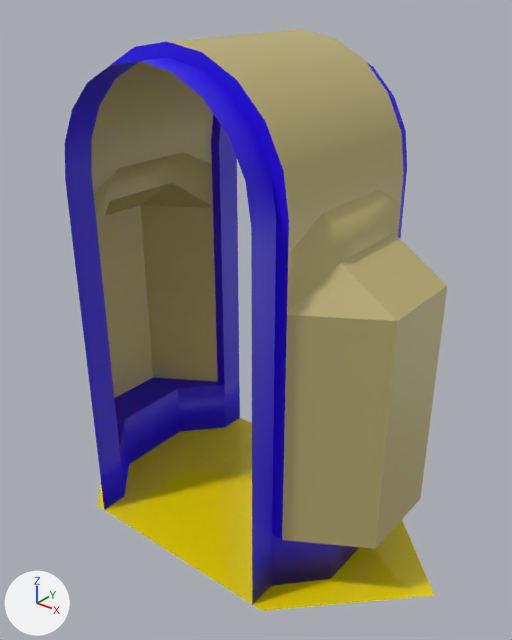
Two versions of the FBX model Assets/Prefabs/Miles/V1/Straights/StraightV4.fbx, one commit apart.
Before and after are seen from a 50 mm lens placed at (2.11, 9.47, 2.73), pointed at (0.08, 12.0, 1.16). The axes (+X, +Y, +Z) are drawn at lower left. The lights are the same throughout. The older version comes first.

Objects in the first picture: 'StraightV4'.
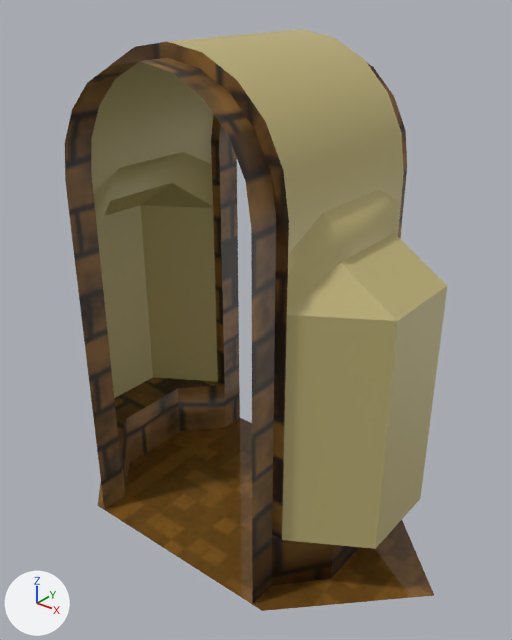
Pixel boxes [x1, y1, x2, y2] of what changed, in the pictures (512 x 640 px):
'StraightV4', surface changed (darker)
    both: [65, 40, 434, 611]

Patch to the scene script:
```diff
--- a/Assets/Prefabs/Miles/V1/Straights/StraightV4.fbx.py
+++ b/Assets/Prefabs/Miles/V1/Straights/StraightV4.fbx.py
@@ img_straightv1baked_png @@
+img_straightv1baked_png = load_image('StraightV1Baked.png', '../../../../Materials/Miles/StraightV1Baked.png', 4096, 4096, 'sRGB')
@@ mat_floor @@
 mat_floor = principled_material('Floor')
-mat_floor.base_color = (0.8, 0.649, 0.0)  # yellow #e7d300
+mat_floor.texture = img_straightv1baked_png
 mat_floor.roughness = 0.05
@@ mat_accent @@
 mat_accent = principled_material('Accent')
-mat_accent.base_color = (0.0212, 0.0, 0.8)  # blue #2800e7
+mat_accent.texture = img_straightv1baked_png
@@ me_plane_005 @@
 me_plane_005.from_pydata(...)  # 254 vertices, 224 faces; spans x -1.2..1.2, y -0.6..0.6, z 0.0..2.5
 # used by ob_straightv4; location = (0.0, 12.0, 0.0)
+# me_plane_005 part 1: texture (UV) coordinates of 224 of 224 faces, centred in x -0.99..0.99, y -0.53..0.53, z 0.0..2.49, changed; they spanned u 0.0..1.0, v 0.0..0.9 and now span u 0.0..0.95, v 0.0..0.95
 me_plane_005.materials.append(mat_floor)
```
